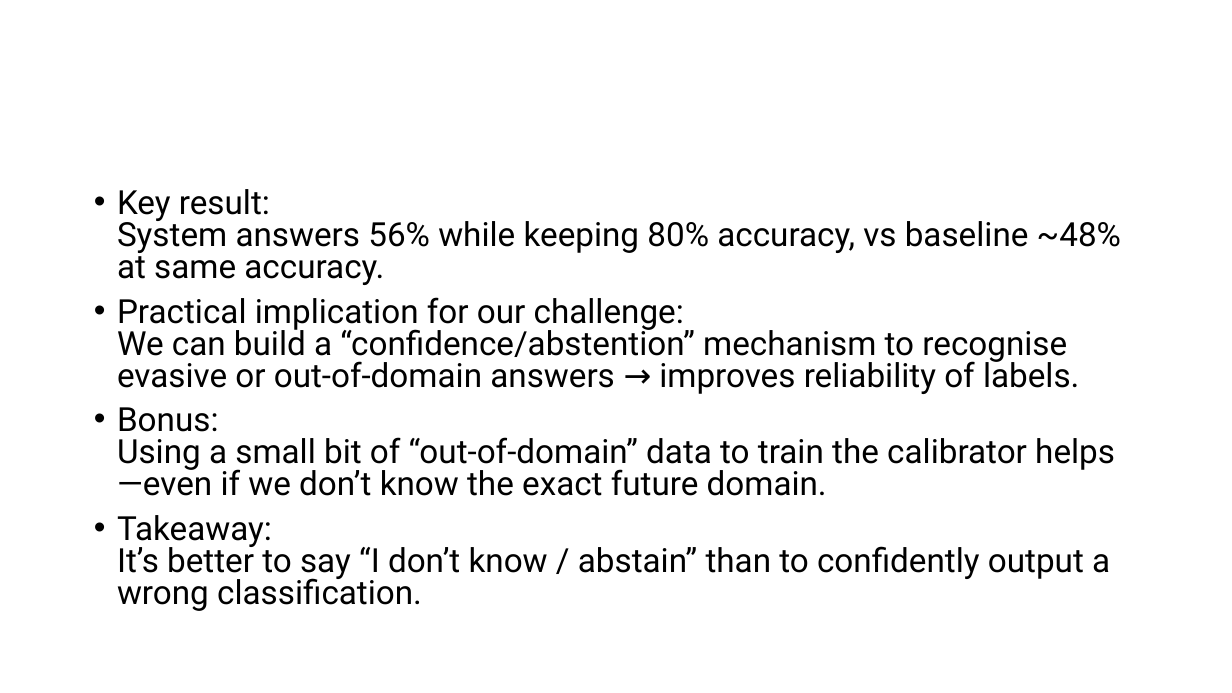
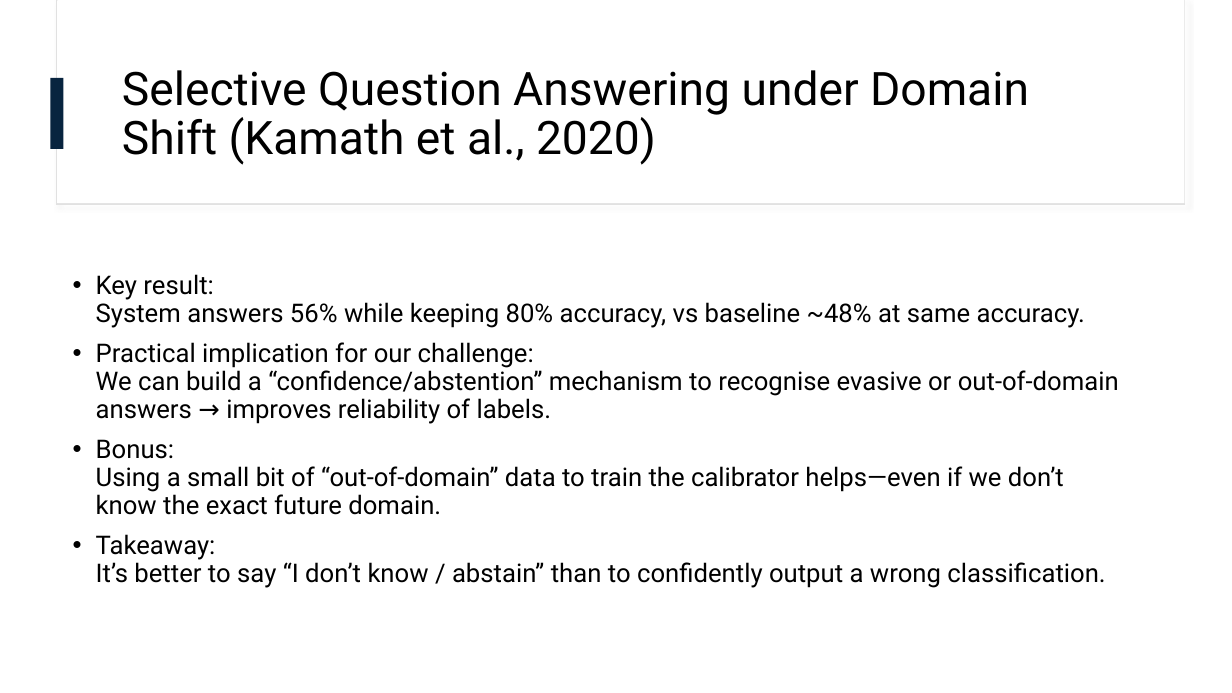
Before and after one commit to omarelbeltagy/clarity, a slide deck: slide 12 of literature/literature edited.pptx. Drawn at 1232x693 pixels with LibreOffice and Linux fonts; fonts in the diff are those of the drawing. Boxes give left, top, right and bottom in pixels: in the first picture for what was removed or moved away, otherwise in the second. Text is boxed around its words. In the diff, an @@ line names an element or a change of style, - is before the commit and + after.

Commit message:
Unify powerpoint formatting

```diff
--- a/literature/literature edited.pptx
+++ b/literature/literature edited.pptx
@@ rectangle added at <box>56,0,1185,204</box>, fill #FFFFFF, outline #E1E1E1 1 pt @@
@@ rectangle added at <box>57,0,1185,203</box>, fill #FFFFFF @@
@@ rectangle added at <box>51,78,64,149</box>, fill #08243F @@
@@ title added at <box>122,70,1029,165</box>, 36 pt, text #000000 @@
+Selective Question Answering under Domain Shift (Kamath et al., 2020)
@@ text "Key result: System answers 56% ...": place and size @@
-text "Key result: System answers 56% ..." at <box>117,189,1121,611</box>
+text "Key result: System answers 56% ..." at <box>96,274,1119,588</box>
@@ text "Key result: System answers 56% ..." at <box>96,274,1119,588</box>: size 25.9 to 20 pt; line spacing 0.8 to 0.9; vertical alignment top to middle @@
```
Also in this commit, not shown: 6 other slides changed.
